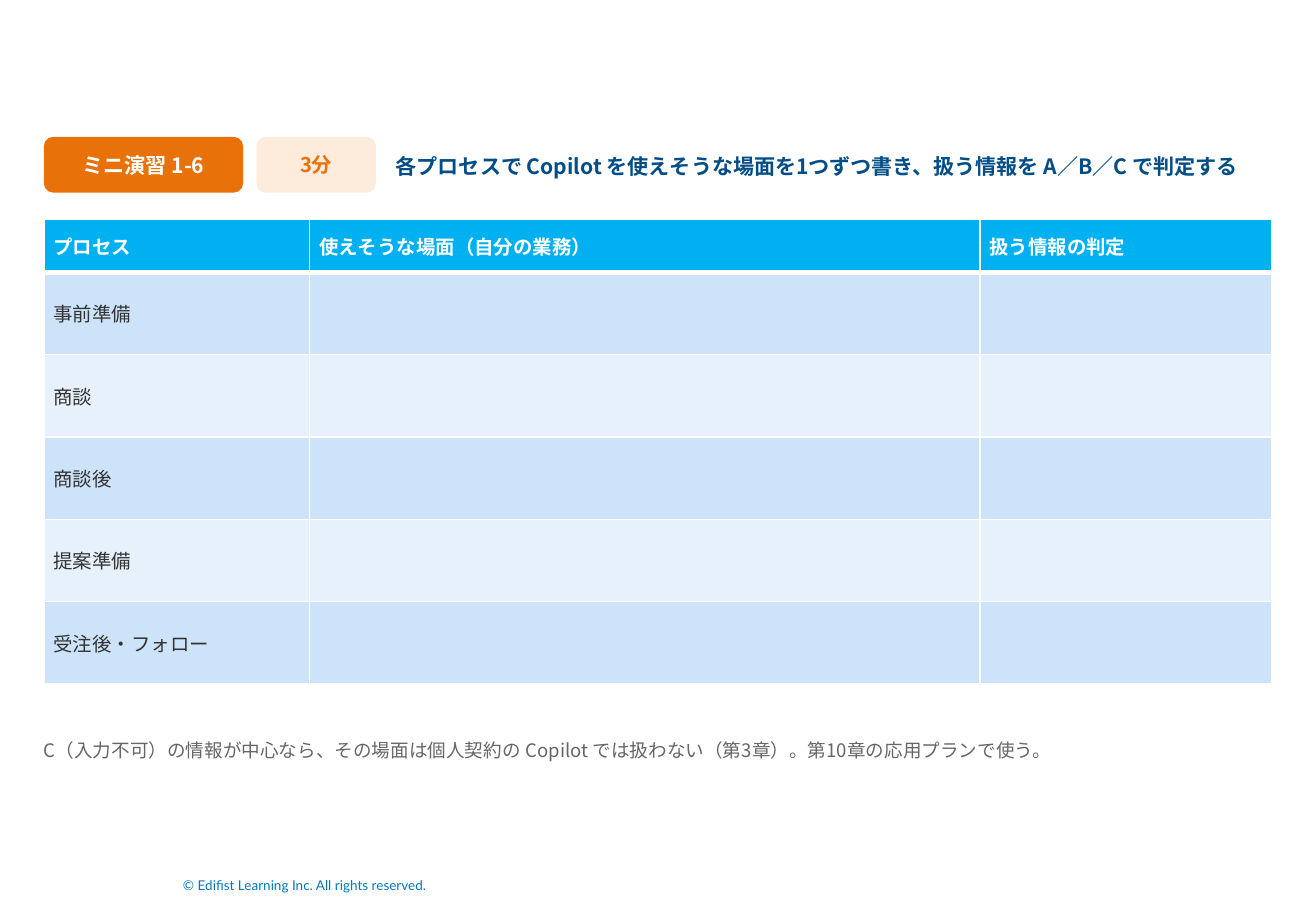
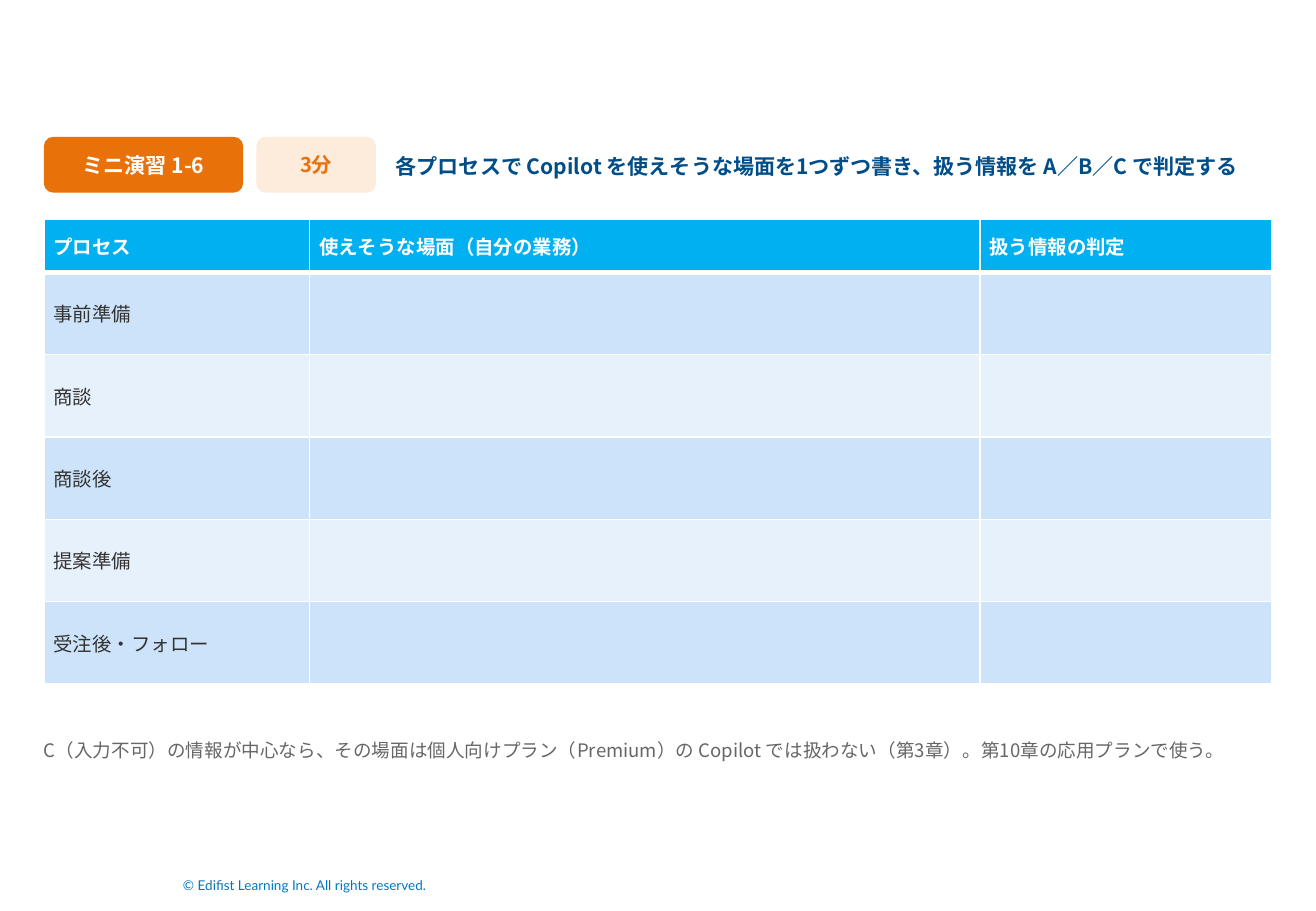
Before and after one commit to Takahashi-eiji-0708/work2026, a slide deck: slide 33 of slides/ソリューション営業のための生成AIセキュア活用実践.pptx. Drawn at 1316x911 pixels with LibreOffice and Linux fonts; fonts in the diff are those of the drawing; background and template pictures are left out. Boxes give left, top, right and bottom in pixels: in the first picture for what was removed or moved away, otherwise in the second. Text is boxed around its words. In the diff, an @@ line names an element or a change of style, - is before the commit and + after.

```diff
--- a/slides/ソリューション営業のための生成AIセキュア活用実践.pptx
+++ b/slides/ソリューション営業のための生成AIセキュア活用実践.pptx
@@ text at <box>44,741,1224,761</box>: text changed @@
-C（入力不可）の情報が中心なら、その場面は個人契約の Copilot では扱わない（第3章）。第10章の応用プランで使う。
+C（入力不可）の情報が中心なら、その場面は個人向けプラン（Premium）の Copilot では扱わない（第3章）。第10章の応用プランで使う。
```
Also in this commit, not shown: 6 other slides changed, 19 other files.
